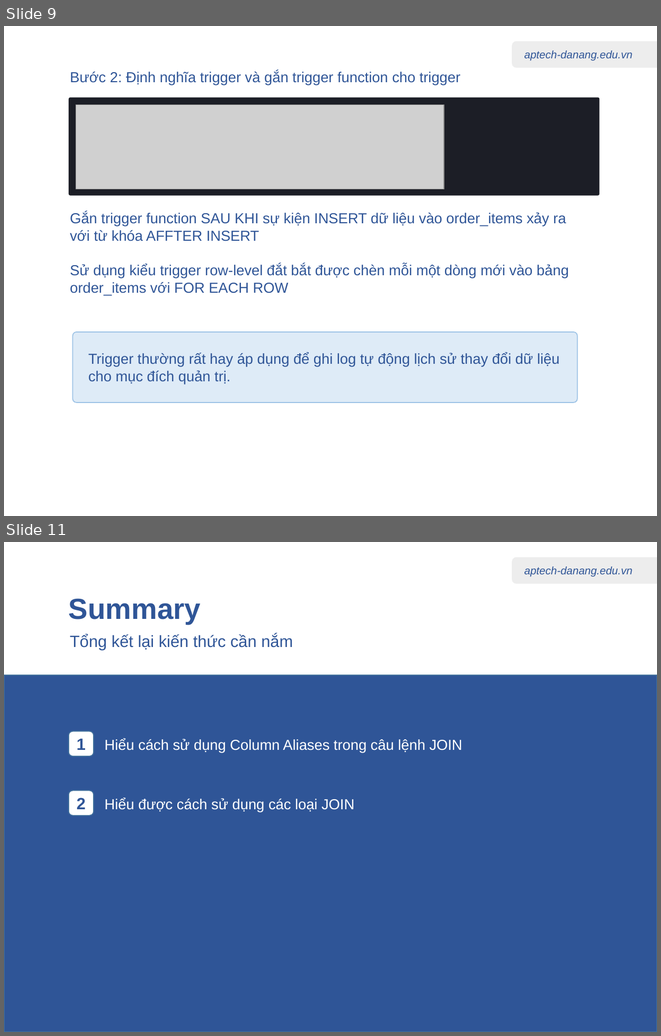
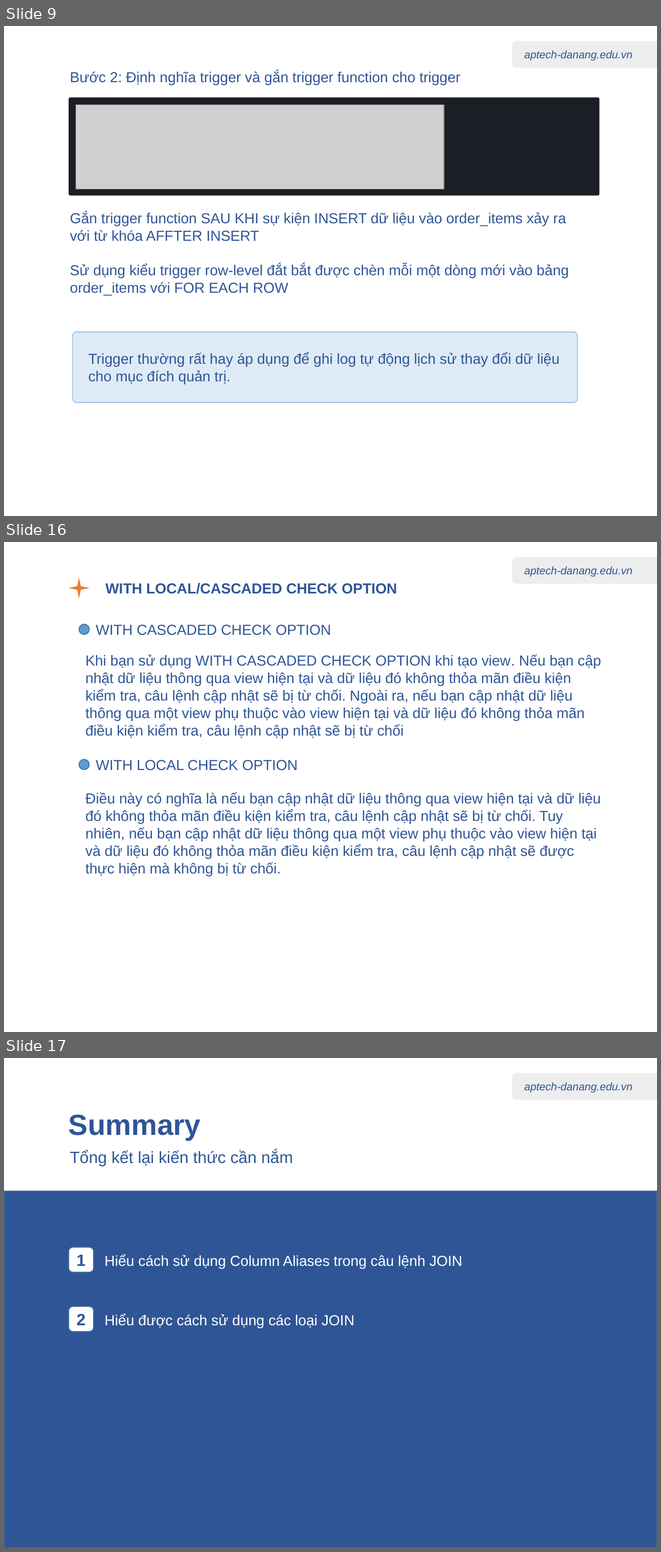
Before and after one commit to nhannn87dn/Learn-PostgreSQL, a slide deck: 01.Lessions/09-Stored-procedures-Triggers-Views/09-Stored-procedures-Triggers-Views.pptx. Shown one above the other, each under a label of ours: slides 9 and 11 before the commit, slides 9, 16 and 17 after it; the slides between them are not shown. The pictures are 661x1036 and 661x1552 pixels, drawn with LibreOffice and Linux fonts; fonts in the diff are those of the drawing; grey boxes stand for pictures. Boxes give left, top, right and bottom in pixels: in the first picture for what was removed or moved away, otherwise in the second. Text is boxed around its words. In the diff, an @@ line names an element or a change of style, - is before the commit and + after.

```diff
--- a/01.Lessions/09-Stored-procedures-Triggers-Views/09-Stored-procedures-Triggers-Views.pptx
+++ b/01.Lessions/09-Stored-procedures-Triggers-Views/09-Stored-procedures-Triggers-Views.pptx
@@ slide 16 added at box(4, 542, 657, 1032), background #FFFFFF; not listed: 2 template elements that a slide beside it also shows @@
@@ star added at box(69, 578, 89, 599), fill #ED7D31 @@
@@ text added at box(105, 583, 397, 594), 16 pt, text #2F5597, bold @@
+WITH LOCAL/CASCADED CHECK OPTION
@@ ellipse added at box(79, 624, 89, 635), fill #5B9BD5, outline #43739E 1 pt @@
@@ text added at box(96, 625, 332, 635), 16 pt, text #2F5597 @@
+WITH CASCADED CHECK OPTION
@@ text added at box(86, 654, 601, 738), 16 pt, text #2F5597 @@
+Khi bạn sử dụng WITH CASCADED CHECK OPTION khi tạo view. Nếu bạn cập nhật dữ liệu thông qua view hiện tại và dữ liệu đó không thỏa mãn điều kiện kiểm tra, câu lệnh cập nhật sẽ bị từ chối. Ngoài ra, nếu bạn cập nhật dữ liệu thông qua một view phụ thuộc vào view hiện tại và dữ liệu đó không thỏa mãn điều kiện kiểm tra, câu lệnh cập nhật sẽ bị từ chối
@@ ellipse added at box(79, 759, 89, 770), fill #5B9BD5, outline #43739E 1 pt @@
@@ text added at box(96, 760, 298, 770), 16 pt, text #2F5597 @@
+WITH LOCAL CHECK OPTION
@@ text added at box(86, 792, 601, 876), 16 pt, text #2F5597 @@
+Điều này có nghĩa là nếu bạn cập nhật dữ liệu thông qua view hiện tại và dữ liệu đó không thỏa mãn điều kiện kiểm tra, câu lệnh cập nhật sẽ bị từ chối. Tuy nhiên, nếu bạn cập nhật dữ liệu thông qua một view phụ thuộc vào view hiện tại và dữ liệu đó không thỏa mãn điều kiện kiểm tra, câu lệnh cập nhật sẽ được thực hiện mà không bị từ chối.
@@ what was slide 11 is now slide 17 @@
```
Also in this commit, not shown: 6 other slides added, 1 slide removed, 2 other files.
